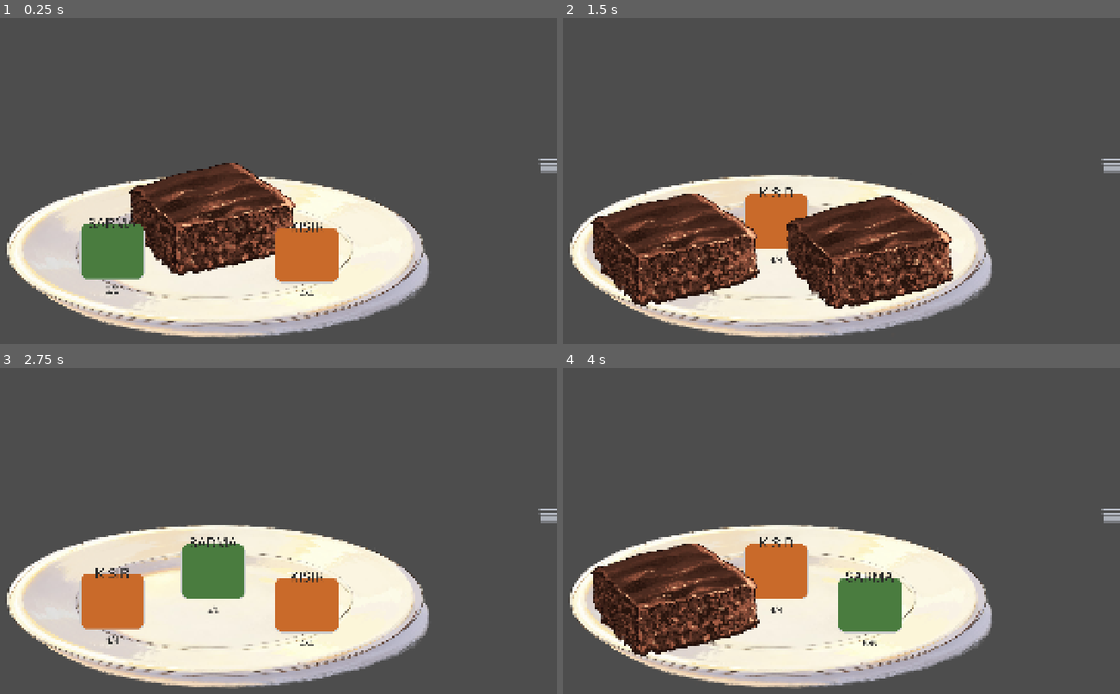
Above: before the commit, frames 1-4 (two rows, left to right).
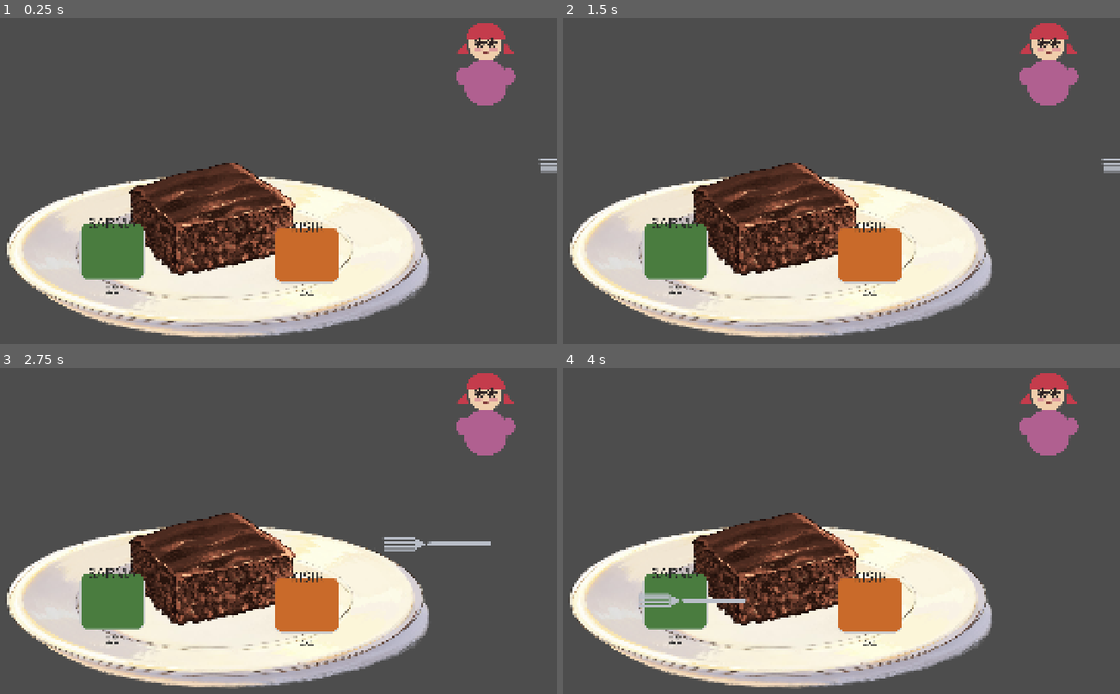
Above: after the commit, the same moments.

Repository: EnesBaytekin/son-lokma
Game: Godot game, scene res://scenes/main.tscn
The game is run twice, just before and just after one commit, with the same random seed, the same clock (stepped at 60 frames per second) and the same inputs.
Inputs:
- Up to frame 1 (0.25 s): no input
- Up to frame 2 (1.5 s): tap Enter at 0.5 s; tap R at 0.6, 1.35 s; tap Space at 0.77, 1.25 s
- Up to frame 3 (2.75 s): tap Space at 1.52 s; tap Enter at 2 s; tap 1 at 2.1 s; tap R at 2.3 s
- Up to frame 4 (4 s): tap 2 at 2.85 s; tap Space at 3.02, 3.77 s; tap R at 3.05, 3.8 s; tap 3 at 3.6 s

The runs differ from the first frame. In frame 1, 1.7% of the frame differs, in the area x 81-93%, y 1-27%; in frame 2, 20%, in the area x 4-93%, y 1-90%; in frame 3, 11%; in frame 4, 17%.

Commit message:
feat: add aunt and saying no challange

Diff:
--- /dev/null
+++ b/scenes/hayir_challenge.tscn
@@ -0,0 +1,7 @@
+[gd_scene format=3]
+
+[ext_resource type="Script" path="res://scripts/hayir_challenge.gd" id="1"]
+
+[node name="HayirChallenge" type="CanvasLayer"]
+layer = 10
+script = ExtResource("1")
--- a/scenes/main.tscn
+++ b/scenes/main.tscn
@@ -3,6 +3,8 @@
 [ext_resource type="Script" uid="uid://fkyo61t2l3xo" path="res://scripts/main.gd" id="1"]
 [ext_resource type="Texture2D" uid="uid://dayxplf5dcsb" path="res://assets/plate.png" id="2"]
 [ext_resource type="PackedScene" path="res://scenes/fork.tscn" id="3"]
+[ext_resource type="PackedScene" path="res://scenes/teyze.tscn" id="4"]
+[ext_resource type="PackedScene" path="res://scenes/hayir_challenge.tscn" id="5"]
 
 [node name="Main" type="Node2D" unique_id=2055616426]
 script = ExtResource("1")
@@ -25,3 +27,7 @@
 [node name="Fork" parent="." unique_id=2005830825 instance=ExtResource("3")]
 
 [node name="Crumbs" type="Node2D" parent="." unique_id=2120073136]
+
+[node name="Teyze" parent="." instance=ExtResource("4")]
+
+[node name="HayirChallenge" parent="." instance=ExtResource("5")]
--- /dev/null
+++ b/scenes/teyze.tscn
@@ -0,0 +1,14 @@
+[gd_scene format=3]
+
+[ext_resource type="Script" path="res://scripts/teyze.gd" id="1"]
+[ext_resource type="Texture2D" path="res://assets/teyze.png" id="2"]
+
+[node name="Teyze" type="Node2D"]
+z_index = -1
+script = ExtResource("1")
+
+[node name="Body" type="Sprite2D" parent="."]
+texture = ExtResource("2")
+
+[node name="Bubble" type="Label" parent="."]
+visible = false
--- /dev/null
+++ b/scripts/hayir_challenge.gd
@@ -0,0 +1,106 @@
+class_name HayirChallenge
+extends CanvasLayer
+## "HAYIR" typing challenge. Shows "hayır" in a random mix of upper/lower case;
+## the player types it back with matching case (Shift / Caps Lock) before the
+## auntie returns. Emits `completed` on success.
+
+signal completed
+
+const WORD := "hayır"  # contains the Turkish dotless ı (U+0131)
+const VALID_CHARS := "hayırHAYIR"
+
+var _target: String = ""
+var _index: int = 0
+var _active: bool = false
+
+var _prompt: Label
+var _word: RichTextLabel
+
+
+func _ready() -> void:
+	_prompt = Label.new()
+	_prompt.text = "Teyze gelmeden aynısını yaz:"
+	_prompt.horizontal_alignment = HORIZONTAL_ALIGNMENT_CENTER
+	_prompt.add_theme_font_size_override("font_size", 34)
+	_prompt.add_theme_color_override("font_color", Color(1.0, 0.96, 0.82))
+	_prompt.position = Vector2(0, 150)
+	_prompt.size = Vector2(1920, 60)
+	add_child(_prompt)
+
+	_word = RichTextLabel.new()
+	_word.bbcode_enabled = true
+	_word.scroll_active = false
+	_word.add_theme_font_size_override("normal_font_size", 96)
+	_word.position = Vector2(0, 240)
+	_word.size = Vector2(1920, 140)
+	add_child(_word)
+
+	set_visible(false)
+
+
+func start() -> void:
+	_target = _random_case(WORD)
+	_index = 0
+	_active = true
+	_refresh()
+	set_visible(true)
+
+
+func stop() -> void:
+	_active = false
+	set_visible(false)
+
+
+func is_active() -> bool:
+	return _active
+
+
+func _random_case(word: String) -> String:
+	var out := ""
+	for ch in word:
+		out += ch if randf() < 0.5 else ch.to_upper()
+	return out
+
+
+func _refresh() -> void:
+	var typed := _target.substr(0, _index)
+	var next_ch := _target.substr(_index, 1)
+	var rest := _target.substr(_index + 1)
+	var bb := "[center]"
+	if typed != "":
+		bb += "[color=#6fd982]" + typed + "[/color]"
+	if next_ch != "":
+		bb += "[u][b]" + next_ch + "[/b][/u]"
+	if rest != "":
+		bb += rest
+	bb += "[/center]"
+	_word.text = bb
+
+
+func _unhandled_input(event: InputEvent) -> void:
+	if not _active:
+		return
+	if not (event is InputEventKey and event.pressed and not event.echo):
+		return
+	var ch := _char_from_event(event as InputEventKey)
+	if ch == "" or not (ch in VALID_CHARS):
+		return
+	# Consume the key so the game does not also read it.
+	get_viewport().set_input_as_handled()
+	if ch == _target[_index]:
+		_index += 1
+		_refresh()
+		if _index >= _target.length():
+			_active = false
+			completed.emit()
+
+
+func _char_from_event(event: InputEventKey) -> String:
+	if event.unicode == 0:
+		return ""
+	var ch := String.chr(event.unicode)
+	# If the engine reports the base (lowercase) char while Shift is held, use
+	# the shifted form instead. 'ı'.to_upper() == 'I'.
+	if event.shift_pressed and ch == ch.to_lower():
+		return ch.to_upper()
+	return ch
--- a/scripts/main.gd
+++ b/scripts/main.gd
@@ -1,9 +1,11 @@
 extends Node2D
-## Son Lokma — a plate with three food slots and a fork.
+## Son Lokma — a plate with three food slots, a fork, and a tonton teyze.
 ##
 ## Keys 1 / 2 / 3 pick a slot: the fork flies there, takes a bite, and carries
 ## it off-screen. During the carry, SPACE keeps the fork from trembling/spilling.
-## Only one bite can be in progress at a time.
+## When a food runs out, the teyze offers a refill; type "hayır" (with the exact
+## random casing) before she returns to refuse it and close the slot. Empty the
+## whole plate to win. F5 restarts.
 
 const FOOD_SCENES: Array[PackedScene] = [
 	preload("res://scenes/foods/sarma.tscn"),
@@ -13,6 +15,17 @@
 
 const CRUMB_SCENE: PackedScene = preload("res://scenes/crumb.tscn")
 const TABLE_Y := 1020.0
+
+const REFILL_LINES: Array[String] = [
+	"Dur, hemen tazeleyeyim!",
+	"Bitmiş, şimdi yenilerim.",
+	"Aç kaldın, hemen getiriyorum.",
+	"Dur dur, doldurayım şu tabağı.",
+	"Az kalmış, tazeliyorum hemen.",
+	"Bir tane daha koyayım mı?",
+]
+const TALK_TIME := 1.4    # speech bubble shows before the auntie leaves
+const GONE_TIME := 2.2    # how long the auntie stays off-screen
 
 @onready var _slots: Array[Marker2D] = [
 	$Slots/SlotLeft,
@@ -21,19 +34,43 @@
 ]
 @onready var _fork: Fork = $Fork
 @onready var _crumbs: Node2D = $Crumbs
+@onready var _teyze: Teyze = $Teyze
+@onready var _challenge: HayirChallenge = $HayirChallenge
 
 var _foods: Array[Food] = [null, null, null]
 var _busy := false
+var _pending_refills: Array[int] = []
+var _refill_refused := false
+var _refill_generation := 0
+var _won := false
+var _win_label: Label
 
 
 func _ready() -> void:
 	randomize()
 	_fork.action_finished.connect(_on_fork_finished)
 	_fork.spilled.connect(_on_spilled)
+	_challenge.completed.connect(_on_challenge_completed)
+	_setup_win_label()
 	for i in _slots.size():
 		_spawn_food(i)
 
 
+func _setup_win_label() -> void:
+	var layer := CanvasLayer.new()
+	layer.layer = 20
+	add_child(layer)
+	_win_label = Label.new()
+	_win_label.text = "Tabağın boş!\nHayır demeyi öğrendin!"
+	_win_label.horizontal_alignment = HORIZONTAL_ALIGNMENT_CENTER
+	_win_label.add_theme_font_size_override("font_size", 72)
+	_win_label.add_theme_color_override("font_color", Color(1.0, 0.9, 0.4))
+	_win_label.position = Vector2(0, 420)
+	_win_label.size = Vector2(1920, 220)
+	_win_label.visible = false
+	layer.add_child(_win_label)
+
+
 func _unhandled_input(event: InputEvent) -> void:
 	if not event is InputEventKey:
 		return
@@ -41,7 +78,7 @@
 	if not key_event.pressed or key_event.echo:
 		return
 
-	if key_event.keycode == KEY_R:
+	if key_event.keycode == KEY_F5:
 		_restart()
 		return
 
@@ -69,7 +106,12 @@
 
 
 func _on_fork_finished() -> void:
-	_busy = false
+	# The bite action is done. If a food emptied during it, hand off to the
+	# auntie's refill now (keeping the game busy); otherwise free the player.
+	if _pending_refills.is_empty():
+		_busy = false
+	else:
+		_run_refill_queue()
 
 
 func _on_spilled(world_pos: Vector2, color: Color) -> void:
@@ -79,12 +121,19 @@
 	crumb.setup(color, TABLE_Y)
 
 
-## Restart the game: reset the fork, clear crumbs and foods, respawn fresh.
+## Restart: reset the fork, foods and crumbs, and cancel any refill in progress.
 func _restart() -> void:
+	_refill_generation += 1
 	_fork.reset()
 	_clear_foods()
 	_clear_crumbs()
 	_busy = false
+	_pending_refills.clear()
+	_refill_refused = false
+	_won = false
+	_win_label.visible = false
+	_challenge.stop()
+	_teyze.reset()
 	for i in _slots.size():
 		_spawn_food(i)
 
@@ -114,4 +163,58 @@
 	if _foods[slot_index] != null:
 		_foods[slot_index].queue_free()
 		_foods[slot_index] = null
-	_spawn_food(slot_index)
+	# Wait for the fork to finish its bite action before the auntie reacts.
+	_pending_refills.append(slot_index)
+
+
+## Refill slots one at a time (the teyze is a single person).
+func _run_refill_queue() -> void:
+	var gen := _refill_generation
+	while not _pending_refills.is_empty():
+		if gen != _refill_generation:
+			return
+		var ok: bool = await _run_refill_sequence(_pending_refills.pop_front())
+		if not ok:
+			return
+	_busy = false
+	_check_win()
+
+
+## One refill: talk -> leave -> challenge -> return -> refill (or not).
+func _run_refill_sequence(slot_index: int) -> bool:
+	var gen := _refill_generation
+	_refill_refused = false
+	_teyze.say(REFILL_LINES[randi() % REFILL_LINES.size()])
+	await get_tree().create_timer(TALK_TIME).timeout
+	if gen != _refill_generation:
+		return false
+	_teyze.leave()
+	await _teyze.left
+	if gen != _refill_generation:
+		return false
+	_challenge.start()
+	await get_tree().create_timer(GONE_TIME).timeout
+	if gen != _refill_generation:
+		return false
+	_teyze.come_back()
+	await _teyze.returned
+	if gen != _refill_generation:
+		return false
+	_challenge.stop()
+	if not _refill_refused:
+		_spawn_food(slot_index)
+	return true
+
+
+func _on_challenge_completed() -> void:
+	_refill_refused = true
+
+
+func _check_win() -> void:
+	if _won:
+		return
+	for food in _foods:
+		if food != null:
+			return
+	_won = true
+	_win_label.visible = true
--- /dev/null
+++ b/scripts/teyze.gd
@@ -0,0 +1,91 @@
+class_name Teyze
+extends Node2D
+## Tonton teyze (the sweet auntie): sits across the table, behind the plate.
+## When a food runs out she says a line, walks off-screen, then returns to
+## refill the slot (unless the player refuses first).
+
+signal left      # reached off-screen (after leave())
+signal returned  # back at home (after come_back())
+
+enum State { HOME, LEAVING, GONE, RETURNING }
+
+const HOME_POS := Vector2(1720.0, 250.0)
+const GONE_POS := Vector2(2200.0, 250.0)
+const MOVE_SPEED := 720.0
+const BUBBLE_TIME := 1.4
+
+var _state: State = State.HOME
+var _bubble_timer: float = 0.0
+
+@onready var _bubble: Label = $Bubble
+
+
+func _ready() -> void:
+	position = HOME_POS
+	_setup_bubble()
+	_bubble.visible = false
+
+
+func _setup_bubble() -> void:
+	var style := StyleBoxFlat.new()
+	style.bg_color = Color(1.0, 1.0, 1.0, 0.95)
+	style.border_color = Color(0.25, 0.2, 0.2)
+	style.set_border_width_all(2)
+	style.set_corner_radius_all(16)
+	style.content_margin_left = 18.0
+	style.content_margin_right = 18.0
+	style.content_margin_top = 12.0
+	style.content_margin_bottom = 12.0
+	_bubble.add_theme_stylebox_override("normal", style)
+	_bubble.add_theme_color_override("font_color", Color(0.15, 0.1, 0.1))
+	_bubble.add_theme_font_size_override("font_size", 28)
+
+
+## Show a speech bubble with `text` for a moment.
+func say(text: String) -> void:
+	_bubble.text = text
+	_bubble.reset_size()
+	_bubble.position = Vector2(-_bubble.size.x * 0.5, -120.0 - _bubble.size.y)
+	_bubble.visible = true
+	_bubble_timer = BUBBLE_TIME
+
+
+## Walk off-screen; emits `left` once gone.
+func leave() -> void:
+	_state = State.LEAVING
+	_bubble.visible = false
+
+
+## Walk back home; emits `returned` once back.
+func come_back() -> void:
+	_state = State.RETURNING
+
+
+## Snap back home and clear any speech/movement (used on restart).
+func reset() -> void:
+	_state = State.HOME
+	position = HOME_POS
+	_bubble.visible = false
+	_bubble_timer = 0.0
+
+
+func _process(delta: float) -> void:
+	match _state:
+		State.HOME:
+			if _bubble.visible:
+				_bubble_timer -= delta
+				if _bubble_timer <= 0.0:
+					_bubble.visible = false
+		State.LEAVING:
+			position = position.move_toward(GONE_POS, MOVE_SPEED * delta)
+			if position.distance_to(GONE_POS) < 4.0:
+				_state = State.GONE
+				left.emit()
+		State.GONE:
+			pass
+		State.RETURNING:
+			position = position.move_toward(HOME_POS, MOVE_SPEED * delta)
+			if position.distance_to(HOME_POS) < 4.0:
+				position = HOME_POS
+				_state = State.HOME
+				returned.emit()
Binary file added: assets/teyze.png
Not shown, added: assets/teyze.png.import
Not shown, added: scripts/hayir_challenge.gd.uid
Not shown, added: scripts/teyze.gd.uid
